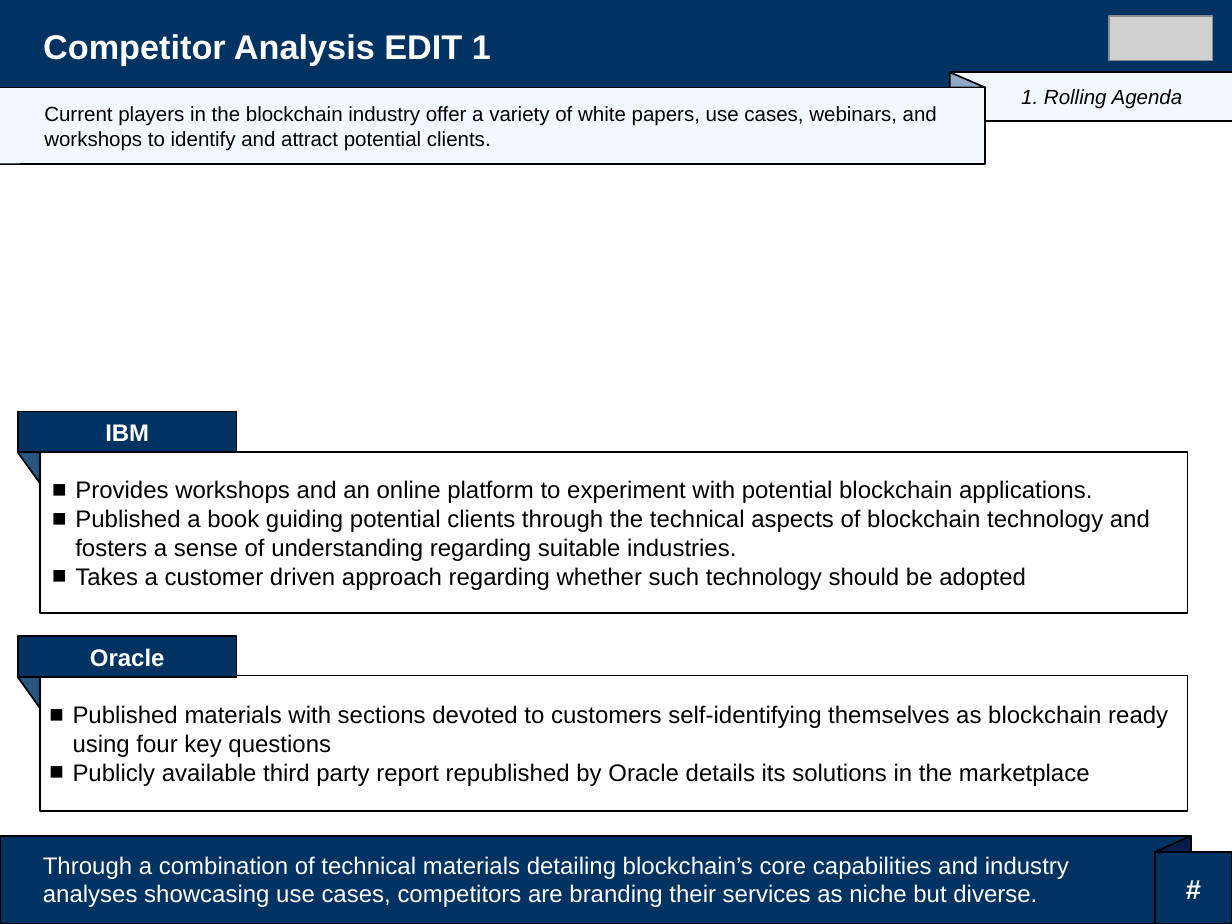
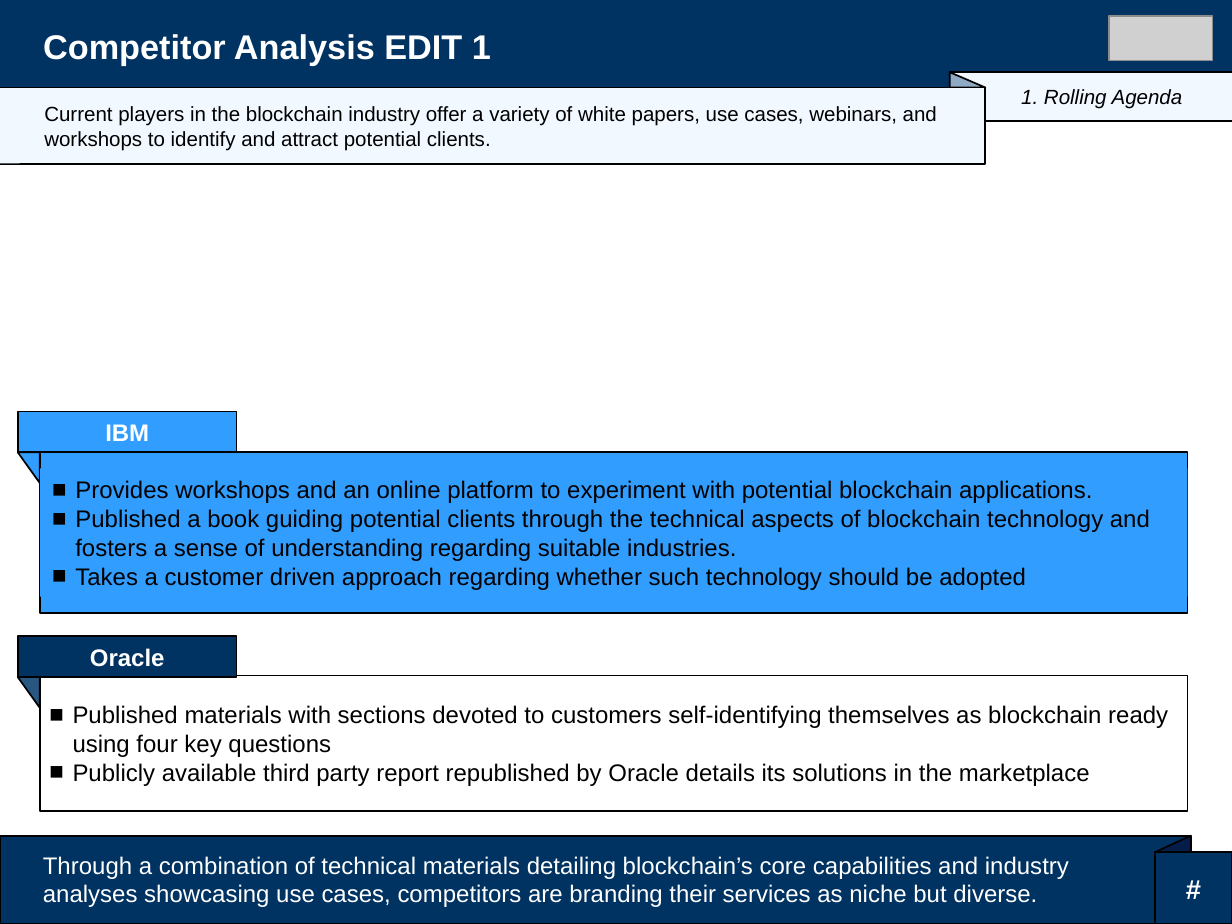
Before and after one commit to czeng07/PPTVersioning, a slide deck: slide 1 of 02.23.MetricsAndBestPractices.PD.V2.pptx. Drawn at 1232x924 pixels with LibreOffice and Linux fonts; fonts in the diff are those of the drawing; grey boxes stand for pictures; background and template pictures are left out. Boxes give left, top, right and bottom in pixels: in the first picture for what was removed or moved away, otherwise in the second. Text is boxed around its words. In the diff, an @@ line names an element or a change of style, - is before the commit and + after.

```diff
--- a/02.23.MetricsAndBestPractices.PD.V2.pptx
+++ b/02.23.MetricsAndBestPractices.PD.V2.pptx
@@ rectangle "IBM" at box(17, 411, 237, 452): fill #003361 to #309DFF @@
@@ right triangle at box(17, 452, 39, 483): fill #285781 to #309DFF @@
@@ rectangle at box(41, 452, 1188, 614): fill none to #309DFF @@
```
Also in this commit, not shown: 1 other slide changed.
